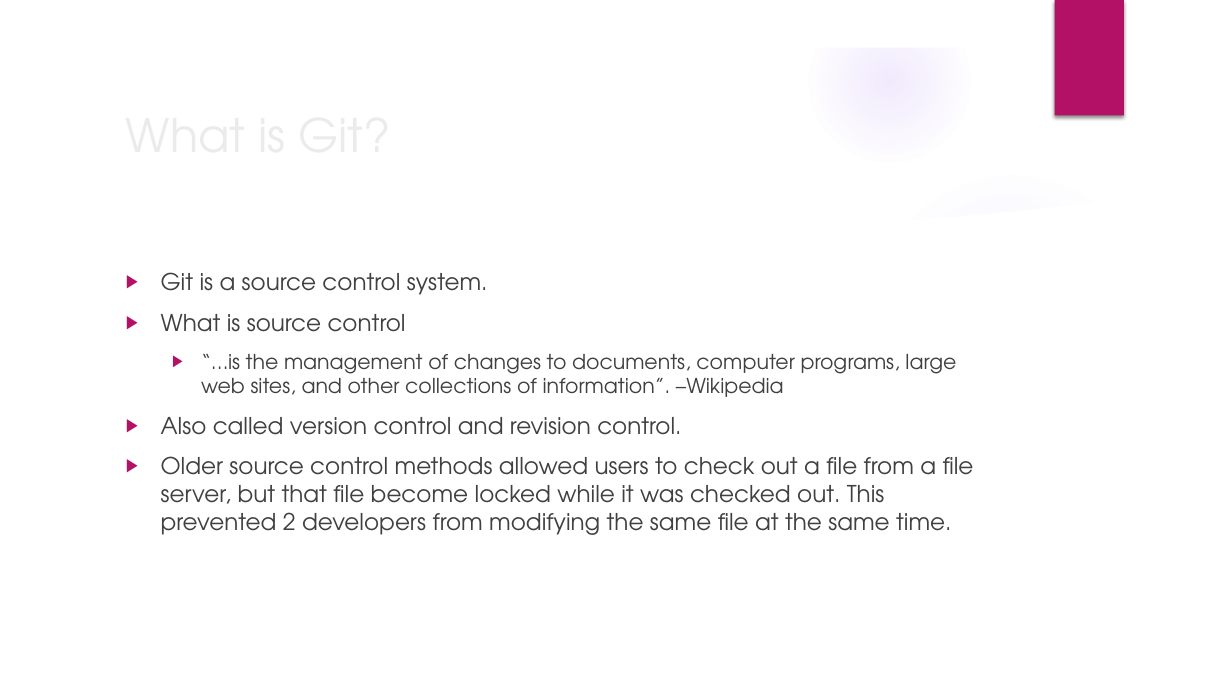
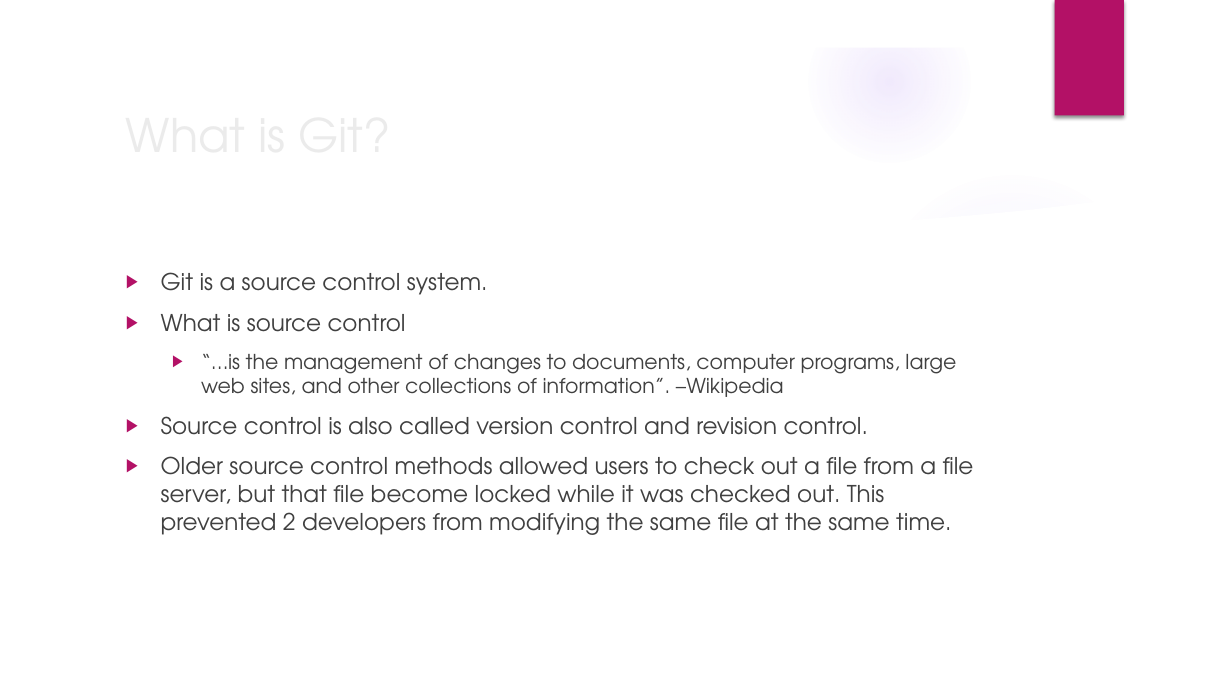
Before and after one commit to cdobos/git_session, a slide deck: slide 3 of Intro to git.pptx. Drawn at 1232x693 pixels with LibreOffice and Linux fonts; fonts in the diff are those of the drawing; background and template pictures are left out. Boxes give left, top, right and bottom in pixels: in the first picture for what was removed or moved away, otherwise in the second. Text is boxed around its words. In the diff, an @@ line names an element or a change of style, - is before the commit and + after.

```diff
--- a/Intro to git.pptx
+++ b/Intro to git.pptx
@@ text at (161,416,868,435): text changed @@
-▶ Also called version control and revision control.
+▶ Source control is also called version control and revision control.
```
Also in this commit, not shown: 4 other slides changed.
